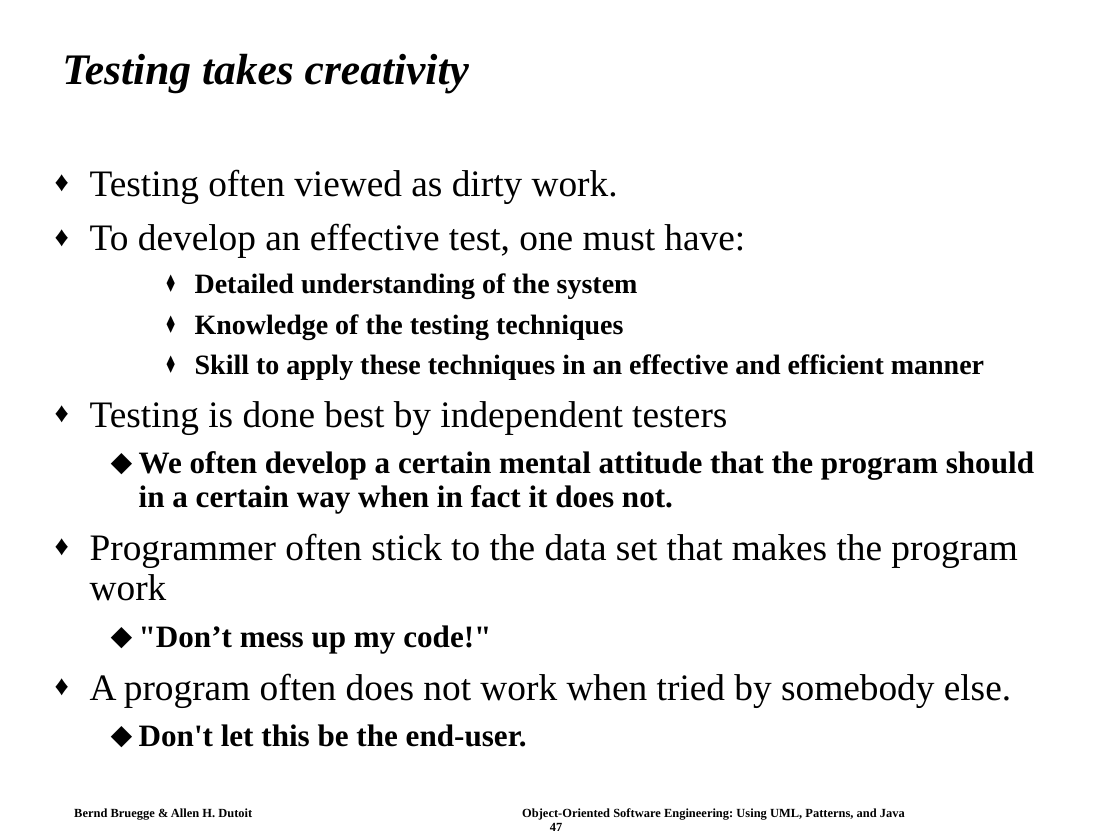
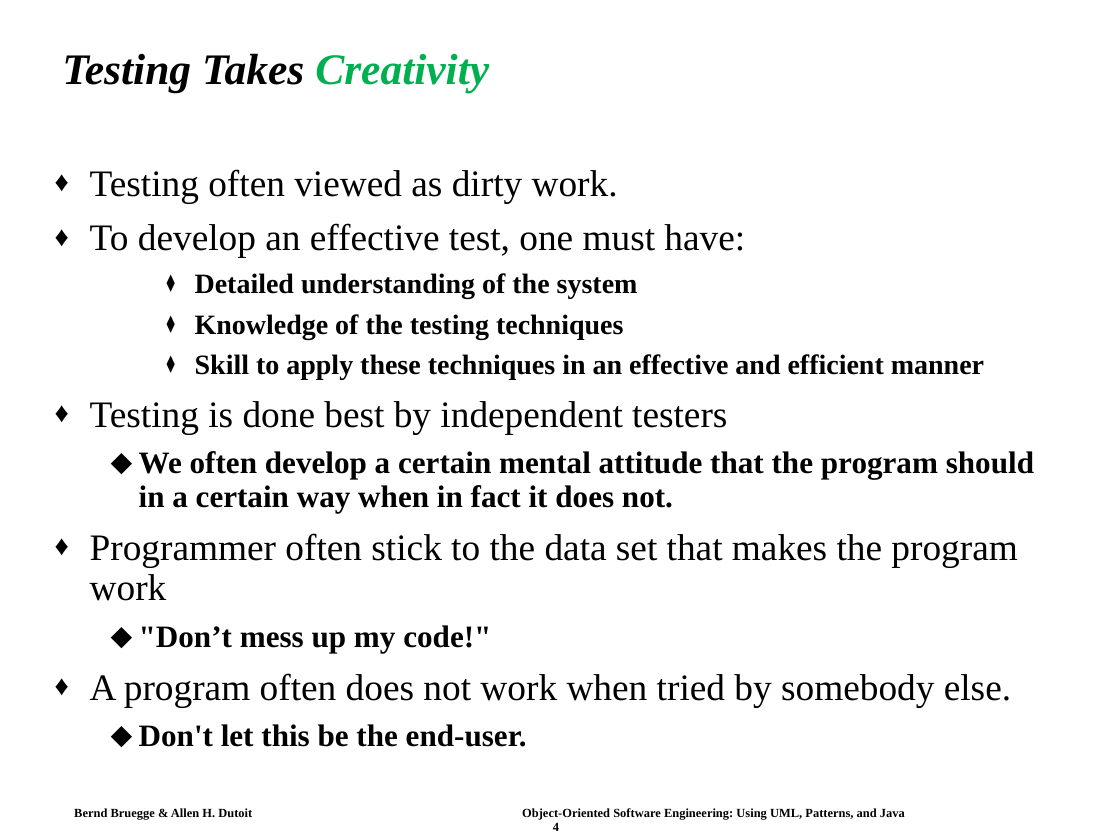
Before and after one commit to swtv-kaist/cs350-fall25, a slide deck: slide 4 of slides/lec21-ch11-testing-OOSE.ppt (slide 47 before the commit). Drawn at 1120x840 pixels with LibreOffice and Linux fonts; fonts in the diff are those of the drawing. Boxes give left, top, right and bottom in pixels: in the first picture for what was removed or moved away, otherwise in the second. Text is boxed around its words. In the diff, an @@ line names an element or a change of style, - is before the commit and + after.

```diff
--- a/slides/lec21-ch11-testing-OOSE.ppt
+++ b/slides/lec21-ch11-testing-OOSE.ppt
@@ title at [62, 53, 489, 93]: text changed @@
-Testing takes creativity
+Testing Takes Creativity
@@ text at [74, 808, 905, 831]: text changed @@
-Bernd Bruegge & Allen H. Dutoit Object-Oriented Software Engineering: Using UML, Patterns, and Java 47
+Bernd Bruegge & Allen H. Dutoit Object-Oriented Software Engineering: Using UML, Patterns, and Java 4
```
Also in this commit, not shown: 8 other slides changed, 10 slides added, 22 slides removed, 1 other file.
